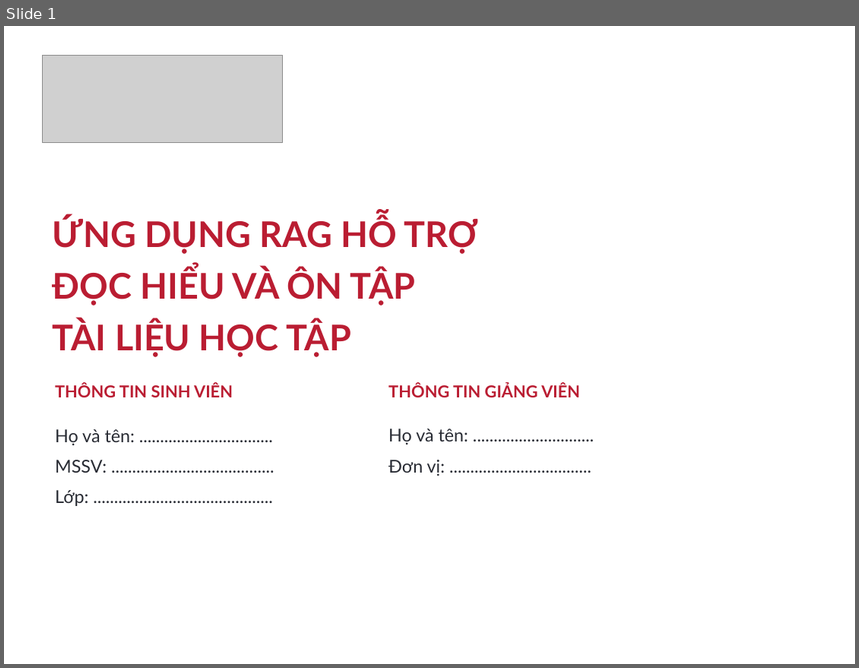
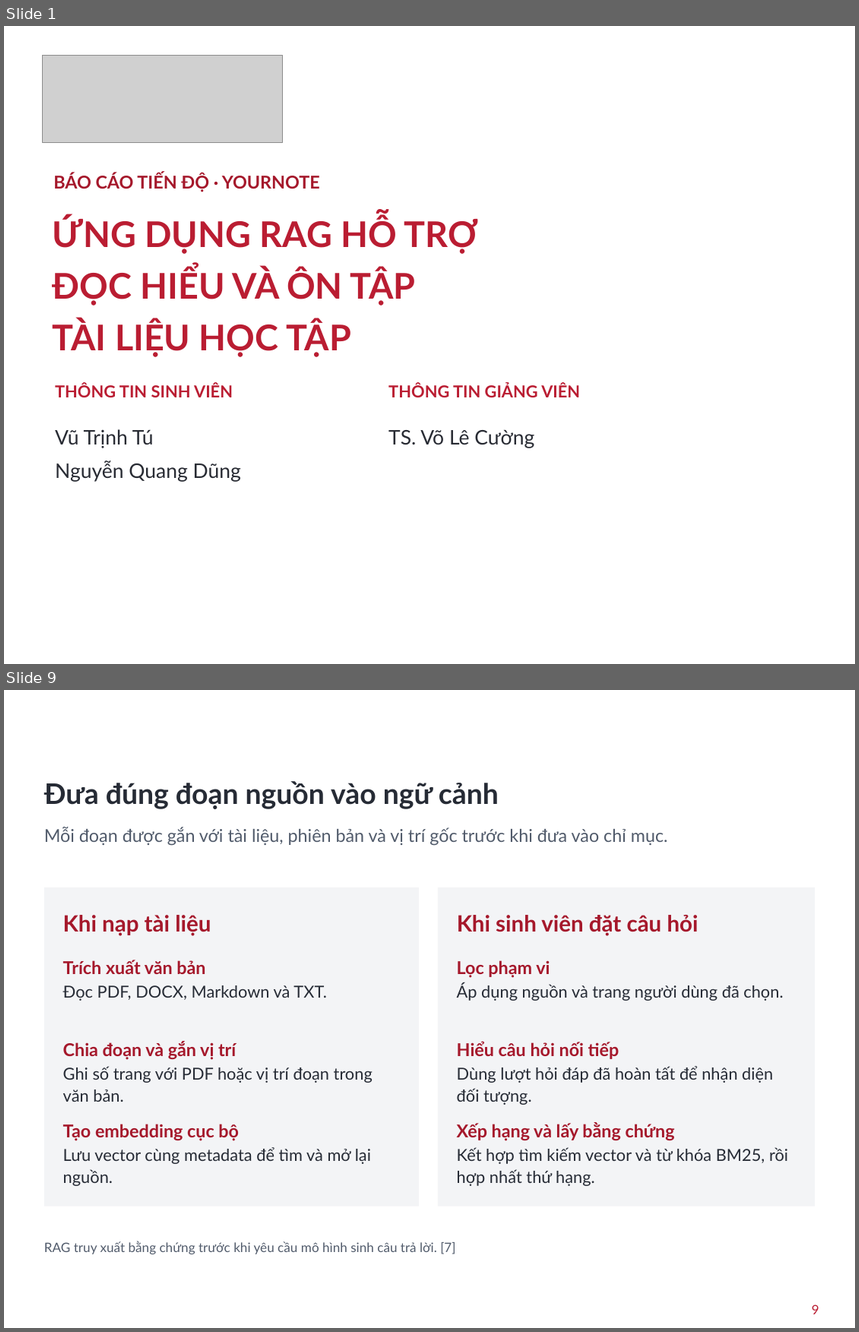
Before and after one commit to Vutu2003/yournote, a slide deck: reports/slide/Research_Notebook_HUST.pptx. Shown one above the other, each under a label of ours: slide 1 before the commit, slides 1 and 9 after it; the slides between them are not shown. The pictures are 859x668 and 859x1332 pixels, drawn with LibreOffice and Linux fonts; fonts in the diff are those of the drawing; grey boxes stand for pictures; background and template pictures are left out. Boxes give left, top, right and bottom in pixels: in the first picture for what was removed or moved away, otherwise in the second. Text is boxed around its words. In the diff, an @@ line names an element or a change of style, - is before the commit and + after.

```diff
--- a/reports/slide/Research_Notebook_HUST.pptx
+++ b/reports/slide/Research_Notebook_HUST.pptx
@@ slide 9 added at box(4, 690, 855, 1328), background picture (left out) @@
@@ text added at box(34, 702, 821, 736), 24 pt, text #FFFFFF, bold @@
+LẬP CHỈ MỤC VÀ TRUY XUẤT
@@ text added at box(44, 781, 499, 809), 24 pt, text #262B35, bold @@
+Đưa đúng đoạn nguồn vào ngữ cảnh
@@ text added at box(44, 827, 668, 846), 15 pt, text #515B6B @@
+Mỗi đoạn được gắn với tài liệu, phiên bản và vị trí gốc trước khi đưa vào chỉ mục.
@@ rectangle added at box(44, 888, 418, 1207), fill #F3F4F6 @@
@@ rectangle added at box(438, 888, 815, 1207), fill #F3F4F6 @@
@@ text added at box(63, 915, 211, 936), 19 pt, text #A5182B, bold @@
+Khi nạp tài liệu
@@ text added at box(457, 915, 699, 936), 19 pt, text #A5182B, bold @@
+Khi sinh viên đặt câu hỏi
@@ text added at box(63, 960, 205, 974), 15 pt, text #A5182B, bold @@
+Trích xuất văn bản
@@ text added at box(457, 961, 550, 978), 15 pt, text #A5182B, bold @@
+Lọc phạm vi
@@ text added at box(63, 986, 327, 1001), 14 pt, text #262B35 @@
+Đọc PDF, DOCX, Markdown và TXT.
@@ text added at box(457, 983, 783, 1001), 14 pt, text #262B35 @@
+Áp dụng nguồn và trang người dùng đã chọn.
@@ text added at box(63, 1041, 236, 1060), 15 pt, text #A5182B, bold @@
+Chia đoạn và gắn vị trí
@@ text added at box(457, 1041, 620, 1059), 15 pt, text #A5182B, bold @@
+Hiểu câu hỏi nối tiếp
@@ text added at box(63, 1066, 373, 1102), 14 pt, text #262B35 @@
+Ghi số trang với PDF hoặc vị trí đoạn trong văn bản.
@@ text added at box(457, 1066, 773, 1105), 14 pt, text #262B35 @@
+Dùng lượt hỏi đáp đã hoàn tất để nhận diện đối tượng.
@@ text added at box(457, 1122, 675, 1141), 15 pt, text #A5182B, bold @@
+Xếp hạng và lấy bằng chứng
@@ text added at box(63, 1124, 239, 1141), 15 pt, text #A5182B, bold @@
+Tạo embedding cục bộ
@@ text added at box(63, 1148, 371, 1186), 14 pt, text #262B35 @@
+Lưu vector cùng metadata để tìm và mở lại nguồn.
@@ text added at box(457, 1148, 788, 1186), 14 pt, text #262B35 @@
+Kết hợp tìm kiếm vector và từ khóa BM25, rồi hợp nhất thứ hạng.
@@ text added at box(44, 1242, 455, 1255), 11 pt, text #515B6B @@
+RAG truy xuất bằng chứng trước khi yêu cầu mô hình sinh câu trả lời. [7]
@@ text added at box(812, 1305, 819, 1315), 11 pt, text #BA1D32 @@
+9
@@ slide 1 changed as well @@
@@ text added at box(53, 173, 320, 192), 15 pt, text #A5182B, bold @@
+BÁO CÁO TIẾN ĐỘ · YOURNOTE
@@ text at box(55, 430, 241, 482): text changed; size 15 to 17 pt @@
-Họ và tên: ................................
-MSSV: .......................................
-Lớp: ...........................................
+Vũ Trịnh Tú
+Nguyễn Quang Dũng
@@ text at box(389, 430, 534, 449): text changed; size 15 to 17 pt @@
-Họ và tên: .............................
-Đơn vị: ..................................
+TS. Võ Lê Cường
```
Also in this commit, not shown: 15 other slides added, 8 slides removed, 41 other files.
